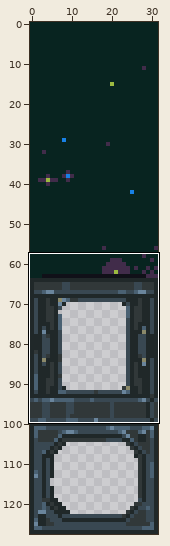
Sprite sheet: ncm_test.png. The picture above shows the old version from afar; the outline marks the close-up.
Close-up. Old version:
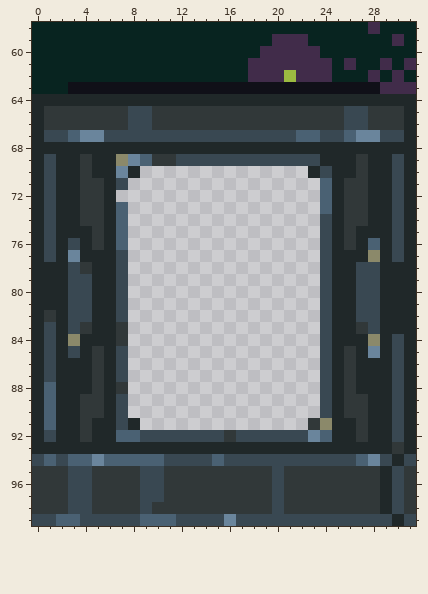
The file is 32x128 pixels. Shown: x 0..31, y 58..99.
And afterwards:
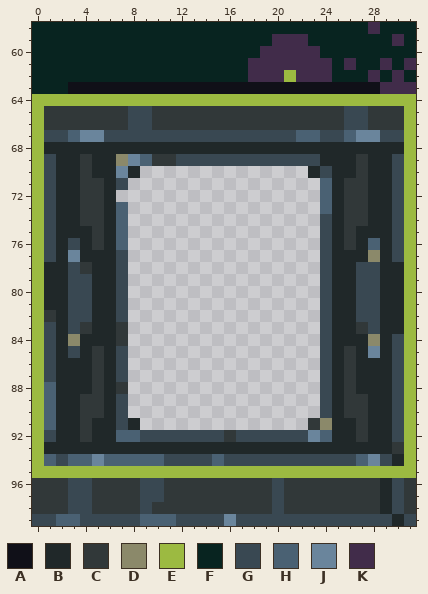
Palette (. is transparent): A #101018  B #202829  C #313839  D #8b896a  E #9cba41  F #082420  G #394852  H #4a6173  J #6a859c  K #412c4a
The exact change:
y 64: x 0..31 BBBBBBBBBBBBBBBBBBBBBBBBBBBBBBBB -> EEEEEEEEEEEEEEEEEEEEEEEEEEEEEEEE
y 65..93: x 0 B -> E; x 31 B -> E
y 94: x 0 G -> E; x 31 G -> E
y 95: x 0..31 CCCGGCCCCGGCCCCCCCCCGCCCCCCCCBGC -> EEEEEEEEEEEEEEEEEEEEEEEEEEEEEEEE
Changed places in both close-ups, as pixel boxes (x1, y1, x2, y2):
changed: (32, 94, 416, 478)
